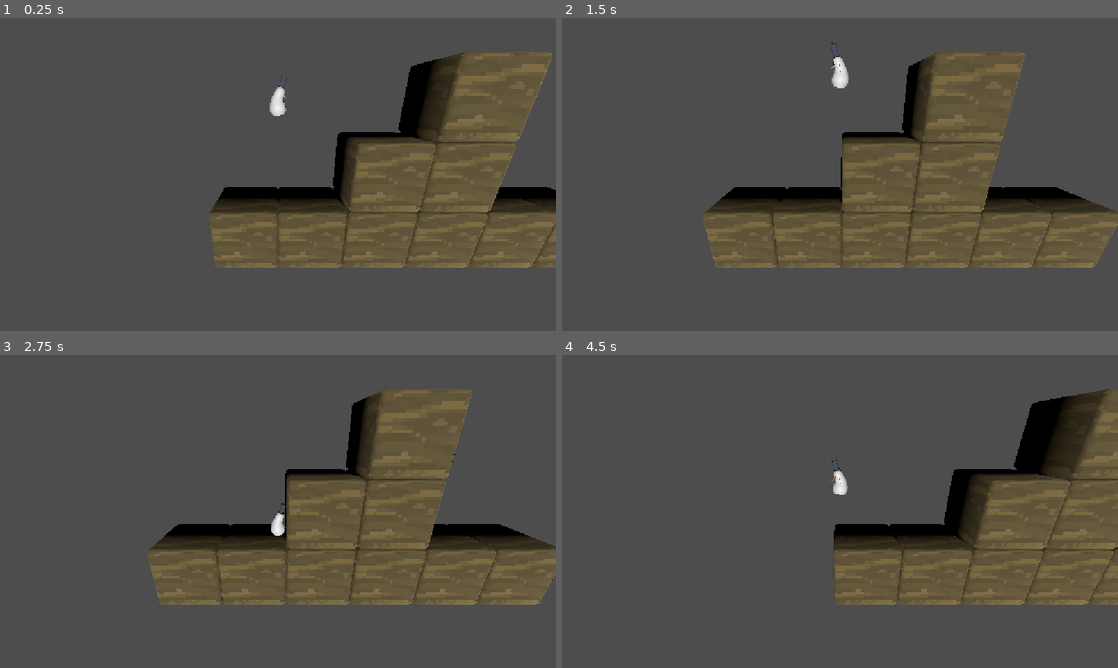
Above: before the commit, frames 1-4 (two rows, left to right).
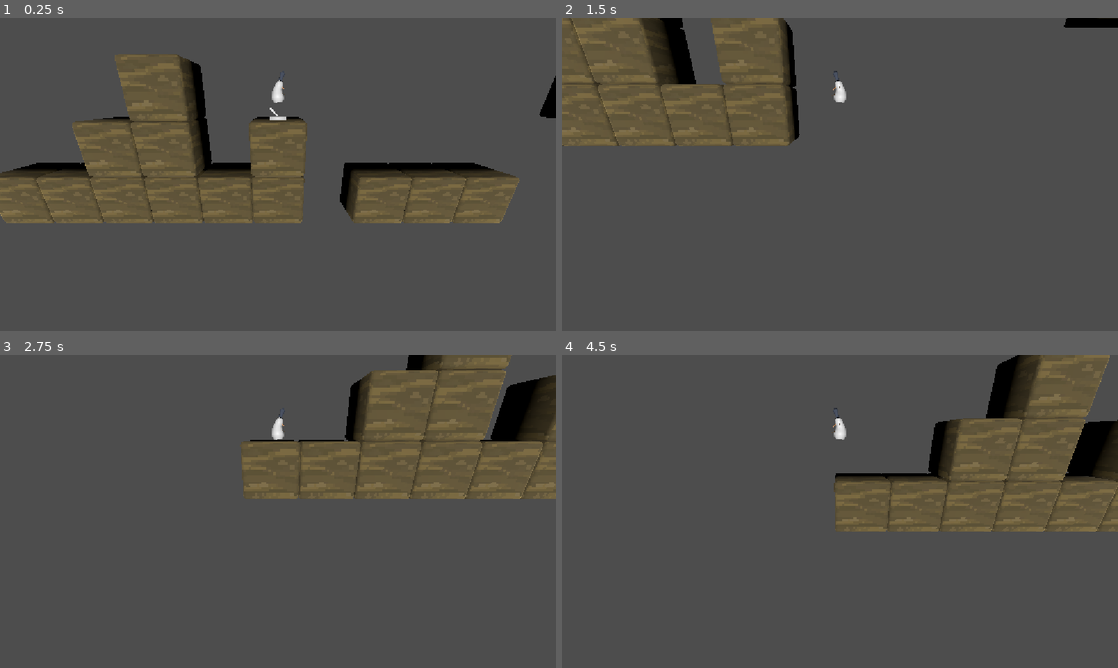
Above: after the commit, the same moments.

Repository: Lord-Platypus/corso_godot_2026
Game: Godot game, scene res://scenes/world/world.tscn
The game is run twice, just before and just after one commit, with the same random seed, the same clock (stepped at 60 frames per second) and the same inputs.
Inputs:
- Up to frame 1 (0.25 s): no input
- Up to frame 2 (1.5 s): hold D (right) 0.53-1.28 s; tap E (interact, bound only after the commit) at 0.6 s; tap Space (jump) at 0.77, 0.8, 1.07, 1.35 s; hold A (left) from 1.28 s (still down)
- Up to frame 3 (2.75 s): tap Space (jump) at 1.52, 1.82, 2.3 s; tap E (interact, bound only after the commit) at 1.55, 2.1 s; release A (left) at 2.03 s; hold D (right) from 2.03 s (still down)
- Up to frame 4 (4.5 s): tap E (interact, bound only after the commit) at 2.85, 4.35 s; tap Space (jump) at 3.02, 3.32, 3.6, 3.77, 4.07 s; release D (right) at 3.53 s; hold A (left) from 3.53 s (still down)

The runs differ from the first frame. In frame 1, 25% of the frame differs, in the area x 0-100%, y 10-80%; in frame 2, 25%; in frame 3, 21%; in frame 4, 20%.

Commit message:
Lezione 3: morte e respawn, leva animata, piattaforma che sparisce
Codice scritto in aula, con commenti didattici:
- player: class_name Player, death_height, checkpoint e funzione _die
- camera: segue anche l'altezza del Player
- lever: Area3D con azione interact (E), AND/NOT, segnali activate/deactivate
- platform: Array di blocchi e ciclo for per nasconderli

Co-Authored-By: Claude Opus 5.5 <noreply@anthropic.com>
Claude-Session: https://claude.ai/code/session_01BWUbrU3YQk2F476SBWwQJp

Diff:
--- a/project.godot
+++ b/project.godot
@@ -39,6 +39,11 @@
 "events": [Object(InputEventKey,"resource_local_to_scene":false,"resource_name":"","device":-1,"window_id":0,"alt_press …(191 unchanged characters)…
 ]
 }
+interact={
+"deadzone": 0.2,
+"events": [Object(InputEventKey,"resource_local_to_scene":false,"resource_name":"","device":-1,"window_id":0,"alt_pressed":false,"shift_pressed":false,"ctrl_pressed":false,"meta_pressed":false,"pressed":false,"keycode":0,"physical_keycode":69,"key_label":0,"unicode":101,"location":0,"echo":false,"script":null)
+]
+}
 
 [physics]
 
--- a/scenes/camera/camera.gd
+++ b/scenes/camera/camera.gd
@@ -1,6 +1,24 @@
+# Questo script è attaccato al nodo Camera3D dentro world.tscn.
+# Una Camera3D è l'"occhio" del gioco: quello che vede lei è quello
+# che compare sullo schermo quando premi F5.
 extends Camera3D
 
+# "target" = il bersaglio, CHI la camera deve seguire.
+# Non è un numero ma un NODO 3D (": Node3D").
+# Nell'Inspector della Camera3D, alla voce Target, abbiamo premuto
+# "Assign..." e scelto il Player.
 @export var target: Node3D
 
+# Godot chiama questa funzione circa 60 volte al secondo.
 func _physics_process(delta: float) -> void:
+	# A ogni fotogramma copiamo la x (destra/sinistra) del Player
+	# nella x della camera: la camera scorre di lato insieme al
+	# personaggio, come in Inside o Super Mario Bros.
 	position.x = target.position.x
+	# NOVITÀ DELLA LEZIONE 3: copiamo anche la y (su/giù).
+	# Il livello adesso ha blocchi più alti e buchi in cui cadere:
+	# se la camera restasse ferma in altezza, quando salgo in cima o
+	# precipito in un buco il pupazzo uscirebbe dallo schermo.
+	# La profondità (z) invece resta ferma: la camera non si avvicina
+	# e non si allontana mai.
+	position.y = target.position.y
--- /dev/null
+++ b/scenes/lever/lever.gd
@@ -0,0 +1,113 @@
+# Questo script è attaccato al nodo Lever (la leva), dentro lever.tscn.
+#
+# Un Area3D è una ZONA INVISIBILE che si accorge di chi ci entra e di
+# chi ne esce. Non blocca nessuno: ci passi attraverso come attraverso
+# l'aria. La forma della zona la decide il suo figlio CollisionShape3D
+# (qui una sfera di 1 metro di raggio intorno alla leva).
+# Esempio: la bandiera di fine livello di Super Mario, o la zona davanti
+# a una porta di Zelda dove compare la scritta "Apri".
+extends Area3D
+
+# --- I SEGNALI ("il campanello") -------------------------------------
+# "signal" crea un SEGNALE: un campanello che la leva può suonare.
+# La leva non sa chi la sta ascoltando: suona e basta. Chi vuole
+# sapere quando la leva si muove si "collega" al campanello.
+# Nel nostro livello la piattaforma (Platform) è collegata al
+# campanello "activate_lever": quando suona, la piattaforma sparisce.
+# Il collegamento si fa nel pannello Node -> Signals, oppure si vede
+# in fondo al file world.tscn.
+#
+# activate_lever   = "la leva è stata ABBASSATA (accesa)"
+signal activate_lever
+# deactivate_lever = "la leva è stata RIALZATA (spenta)"
+# Per ora nessuno ascolta questo campanello: la piattaforma, una volta
+# sparita, non torna più.
+signal deactivate_lever
+
+# La leva ci è arrivata dal modellatore già animata (file Leva.glb).
+# L'animazione è come un piccolo video salvato dentro il modello, e
+# l'AnimationPlayer è il LETTORE che lo fa partire.
+# Per vederlo abbiamo fatto clic destro sul modello -> Editable Children
+# ("apri la scatola"), poi nell'Inspector del Lever abbiamo assegnato
+# l'AnimationPlayer a questa manopola.
+@export var animation_player:AnimationPlayer
+
+# Due variabili SENZA @export: non compaiono nell'Inspector.
+# Non sono impostazioni da cambiare a mano, sono lo STATO della leva,
+# cioè "come sta adesso". Tutte e due sono "bool": possono valere
+# solo true (vero) o false (falso). Partono entrambe da false.
+#
+# is_in_area = "il Player è dentro la zona, vicino alla leva?"
+var is_in_area : bool = false
+# is_on = "la leva è abbassata?" Una leva è proprio un vero/falso,
+# come le leve di Minecraft: o è su o è giù, non esiste "a metà".
+var is_on : bool = false
+
+# Godot chiama questa funzione circa 60 volte al secondo.
+func _physics_process(delta: float) -> void:
+	# --- AND: tutte e due le condizioni devono essere vere ----------
+	# La leva si tira solo se HO APPENA PREMUTO E (il tasto)
+	# **and** (= "e") SONO VICINO.
+	#
+	#   premo E    vicino    ->  tiro la leva?
+	#   falso      falso         falso
+	#   falso      vero          falso
+	#   vero       falso         falso
+	#   vero       vero          VERO
+	#
+	# "interact" è il nome dell'azione creata in
+	# Project -> Project Settings -> Input Map, collegata al tasto E.
+	# Il nome nel codice deve essere IDENTICO, maiuscole comprese.
+	if Input.is_action_just_pressed("interact") and is_in_area:
+		# --- NOT: "il contrario di com'era" -------------------------
+		# Il punto esclamativo "!" vuol dire NOT, come la parola "not".
+		# Leggiamo da destra: prendo is_on, lo rovescio, e rimetto il
+		# risultato dentro is_on.
+		#   era false -> diventa true  (abbasso la leva)
+		#   era true  -> diventa false (rialzo la leva)
+		# È l'interruttore della luce: stesso gesto, ogni volta fa il
+		# contrario della volta prima.
+		is_on = !is_on
+		# --- IF / ELSE: se... altrimenti... -------------------------
+		# SE la leva adesso è accesa...
+		if is_on:
+			# ...faccio partire l'animazione dall'inizio (tasto play).
+			# "LevaSkeletonAction" è il nome dell'animazione dentro il
+			# modello: va copiato identico dal pannello Animation.
+			animation_player.play("LevaSkeletonAction")
+			# ...e suono il campanello "la leva è accesa".
+			# ".emit()" = "suona adesso".
+			activate_lever.emit()
+		# ALTRIMENTI (cioè se è spenta)...
+		else:
+			# ...faccio andare l'animazione al contrario (riavvolgi):
+			# la leva torna su.
+			animation_player.play_backwards("LevaSkeletonAction")
+			# ...e suono il campanello "la leva è spenta".
+			deactivate_lever.emit()
+
+
+# --- CHI ENTRA, CHI ESCE ---------------------------------------------
+# Queste due funzioni le ha create Godot da solo quando, nel pannello
+# Node -> Signals, abbiamo fatto doppio clic su "body_entered" e
+# "body_exited" (i campanelli che l'Area3D ha già di suo).
+# Non le chiamiamo noi: le chiama Godot quando qualcosa entra o esce
+# dalla zona. Se cambi il nome a mano, il collegamento si rompe.
+#
+# "body" è CHI è entrato. Può essere il Player, ma anche un blocco
+# o qualsiasi altro corpo: per questo controlliamo.
+
+# Qualcosa è ENTRATO nella zona.
+func _on_body_entered(body: Node3D) -> void:
+	# "is Player" = "è un Player?" -> vero o falso.
+	# Funziona grazie a "class_name Player" scritto in player.gd.
+	if body is Player:
+		# Sì: il Player è vicino alla leva.
+		is_in_area = true
+
+
+# Qualcosa è USCITO dalla zona.
+func _on_body_exited(body: Node3D) -> void:
+	if body is Player:
+		# Il Player si è allontanato: da qui non può più tirare la leva.
+		is_in_area = false
--- /dev/null
+++ b/scenes/lever/lever.tscn
@@ -0,0 +1,24 @@
+[gd_scene format=3 uid="uid://cfxe1pqd3ks7b"]
+
+[ext_resource type="PackedScene" uid="uid://cci2avw8p3sic" path="res://assets/models/Leva.glb" id="1_c7gua"]
+[ext_resource type="Script" uid="uid://bq5trtepelnym" path="res://scenes/lever/lever.gd" id="1_uu53q"]
+
+[sub_resource type="SphereShape3D" id="SphereShape3D_1vivr"]
+radius = 1.0
+
+[node name="Lever" type="Area3D" unique_id=2089222827 node_paths=PackedStringArray("animation_player")]
+script = ExtResource("1_uu53q")
+animation_player = NodePath("Leva2/AnimationPlayer")
+
+[node name="Leva2" parent="." unique_id=1289035734 instance=ExtResource("1_c7gua")]
+
+[node name="Skeleton3D" parent="Leva2/LevaSkeleton" parent_id_path=PackedInt32Array(1289035734, 606353663) index="0" unique_id=369651382]
+bones/1/rotation = Quaternion(0.39269415, 2.1926611e-07, 9.362554e-08, 0.91966915)
+
+[node name="CollisionShape3D" type="CollisionShape3D" parent="." unique_id=2126282913]
+shape = SubResource("SphereShape3D_1vivr")
+
+[connection signal="body_entered" from="." to="." method="_on_body_entered"]
+[connection signal="body_exited" from="." to="." method="_on_body_exited"]
+
+[editable path="Leva2"]
--- /dev/null
+++ b/scenes/platform/platform.gd
@@ -0,0 +1,55 @@
+# Questo script è attaccato al nodo Platform, dentro platform.tscn.
+# La piattaforma è un "pacchetto" di tre blocchi di terra (Dirt, Dirt2,
+# Dirt3) messi in fila. Quando la leva viene abbassata, tutti e tre
+# spariscono insieme: il pavimento si apre sotto i piedi.
+#
+# È un Node3D semplice: non si vede e non urta niente da solo, serve
+# come CONTENITORE dei suoi figli (i tre blocchi), come una cartella
+# che contiene dei file.
+extends Node3D
+
+# Questa funzione NON la chiama Godot da solo.
+# La chiama il campanello "activate_lever" della leva: in world.tscn
+# abbiamo collegato quel segnale a questa funzione (Node -> Signals).
+# Quindi: abbasso la leva -> la leva suona -> parte on_hide.
+func on_hide()-> void:
+	# --- L'ARRAY: una lista di cose ---------------------------------
+	# Un Array è una LISTA: tante scatole messe in fila, ognuna con il
+	# suo numero di posto. ATTENZIONE: si comincia a contare da 0.
+	#   posto 0 -> Dirt
+	#   posto 1 -> Dirt2
+	#   posto 2 -> Dirt3
+	# Esempio: l'inventario di Minecraft è un array di caselle, la
+	# squadra di Pokémon è un array di 6 posti.
+	#
+	# "Array[StaticBody3D]" vuol dire "una lista che può contenere SOLO
+	# StaticBody3D" (i nostri blocchi di terra sono StaticBody3D).
+	# Per ora la lista è vuota.
+	var blocks: Array[StaticBody3D]
+	# get_children() = "dammi tutti i miei figli" (i tre blocchi).
+	# assign() li copia dentro la nostra lista "blocks".
+	blocks.assign(get_children())
+	# --- IL FOR: ripeti per ogni elemento ---------------------------
+	# blocks.size() = quanti elementi ci sono nella lista (qui 3).
+	# "for i in 3" vuol dire: ripeti le righe qui sotto 3 volte, e ogni
+	# volta metti in "i" un numero diverso: prima 0, poi 1, poi 2.
+	# Così, giro dopo giro, "blocks[i]" è prima il blocco al posto 0,
+	# poi quello al posto 1, poi quello al posto 2.
+	# Senza for dovremmo scrivere le stesse righe tre volte, e se i
+	# blocchi diventassero 50... cinquanta volte!
+	for i in blocks.size():
+		# Ogni blocco ha due figli:
+		#   "CUBOTERRA"        = il modello 3D, quello che VEDI
+		#   "CollisionShape3D" = la forma invisibile, quella che URTI
+		# get_node_or_null("nome") cerca il figlio con quel nome.
+		# Se non lo trova restituisce null ("niente") invece di dare
+		# errore. "as Node3D" dice a Godot "trattalo come un Node3D".
+		#
+		# visible = false -> il modello diventa INVISIBILE.
+		(blocks[i].get_node_or_null("CUBOTERRA") as Node3D).visible = false
+		# disabled = true -> la collisione viene SPENTA: non si urta
+		# più, ci si cade attraverso.
+		# Servono tutte e due: un blocco solo invisibile è un muro
+		# fantasma (ci sbatti contro ma non lo vedi); un blocco solo
+		# senza collisione è un fantasma (lo vedi ma ci passi dentro).
+		(blocks[i].get_node_or_null("CollisionShape3D") as CollisionShape3D).disabled = true
--- /dev/null
+++ b/scenes/platform/platform.tscn
@@ -0,0 +1,15 @@
+[gd_scene format=3 uid="uid://dx76yafeh1wg4"]
+
+[ext_resource type="Script" uid="uid://b85lm536mdsei" path="res://scenes/platform/platform.gd" id="1_7j252"]
+[ext_resource type="PackedScene" uid="uid://b8x2p0eufg01d" path="res://scenes/blocks/dirt/dirt.tscn" id="1_8pv2r"]
+
+[node name="Platform" type="Node3D" unique_id=388547549]
+script = ExtResource("1_7j252")
+
+[node name="Dirt" parent="." unique_id=455450767 instance=ExtResource("1_8pv2r")]
+
+[node name="Dirt2" parent="." unique_id=1572279248 instance=ExtResource("1_8pv2r")]
+transform = Transform3D(1, 0, 0, 0, 1, 0, 0, 0, 1, 2, 0, 0)
+
+[node name="Dirt3" parent="." unique_id=1501776238 instance=ExtResource("1_8pv2r")]
+transform = Transform3D(1, 0, 0, 0, 1, 0, 0, 0, 1, 4, 0, 0)
--- a/scenes/player/player.gd
+++ b/scenes/player/player.gd
@@ -1,30 +1,205 @@
-extends CharacterBody3D
-
+# Tutto quello che inizia con "#" è un COMMENTO: Godot lo ignora.
+# Serve solo a noi umani per ricordarci cosa fa il codice.
+
+# --- NOVITÀ DELLA LEZIONE 3: class_name ------------------------------
+# "class_name Player" dà un NOME a questo tipo di oggetto, come quando
+# scrivi il nome su un'etichetta e la attacchi a una scatola.
+# Da adesso in TUTTO il progetto la parola "Player" vuol dire
+# "un oggetto costruito con questo script".
+# Ci serve nella leva (lever.gd): lì chiediamo "chi è entrato vicino
+# a me è un Player?" con la scritta "body is Player".
+# Senza class_name, la parola "Player" non esisterebbe e Godot darebbe
+# errore.
+#
+# "extends" = "estende", cioè "è un tipo di".
+# Questo script è attaccato al nodo Player, che è un CharacterBody3D:
+# un corpo 3D pensato per i personaggi, che si muove e urta le cose.
+# Grazie a questa parola riceviamo gratis tutto quello che un
+# CharacterBody3D sa già fare: la variabile "velocity" e le funzioni
+# "is_on_floor()" e "move_and_slide()" che usiamo più sotto.
+#
+# Le due cose stanno sulla stessa riga: "si chiama Player ED è un tipo
+# di CharacterBody3D".
+class_name Player extends CharacterBody3D
+
+
+# --- LE MANOPOLE (@export) -------------------------------------------
+# "var" crea una VARIABILE: una scatola con un nome dentro cui
+# teniamo un valore. Queste stanno in cima, fuori da ogni funzione:
+# vivono per tutto il tempo in cui il Player esiste nel gioco.
+#
+# "@export" davanti a "var" trasforma la variabile in una MANOPOLA
+# che compare nell'Inspector (il pannello a destra) quando selezioni
+# il nodo Player. Così puoi cambiare il valore senza aprire il codice.
+# Se il numero nell'Inspector è diverso da quello scritto qui,
+# VINCE L'INSPECTOR.
+#
+# Dopo i due punti c'è il TIPO: che genere di cosa può stare nella
+# scatola. Se provi a metterci la cosa sbagliata, Godot si arrabbia
+# subito invece di sbagliare in silenzio.
+#   int   = numero intero, senza virgola (5, 8, -15)
+#   float = numero con la virgola (1.0, 0.5, 9.8)
+#   Node3D, Marker3D = un NODO della scena (non un numero!)
+
+# "mesh" non contiene un numero ma un NODO: il modello 3D del pupazzo
+# di neve (SNOWMAN). Ci serve più sotto per girarlo a destra o a
+# sinistra. Il modello è SOLO grafica: quello che urta il pavimento è
+# la CollisionShape3D (la capsula invisibile).
 @export var mesh: Node3D
+
+# Velocità di camminata, in metri al secondo.
 @export var speed: int = 5
+
+# Moltiplicatore della gravità. 1.0 = gravità della Terra,
+# 2.0 = doppia (cadi più deciso), 0.5 = metà (come sulla Luna).
 @export var gravity_scale: float = 1.0
+
+# La spinta verso l'alto quando saltiamo, in metri al secondo.
+# Con 8 si sale su UN blocco (2 metri) ma non su due.
 @export var jump_velocity: int = 8
 
+# --- NOVITÀ DELLA LEZIONE 3: morire e ricomparire --------------------
+# "death_height" = l'altezza della morte.
+# Il pavimento è all'altezza 0. Se il Player scende sotto -15 vuol
+# dire che è caduto in un buco e sta precipitando nel vuoto: è morto.
+# Il numero è NEGATIVO (col meno davanti) perché è SOTTO il pavimento:
+# come la temperatura sotto lo zero.
+# Più è basso, più a lungo vedi il pupazzo cadere prima di ricomparire.
+# È la regola di Super Mario Bros.: se cadi giù dallo schermo perdi
+# una vita, non importa quanto in basso arrivi.
+@export var death_height: int = -15
+
+# "checkpoint" = il punto dove ricompari dopo essere morto.
+# Non è un numero: è un nodo Marker3D, cioè un PUNTO INVISIBILE nella
+# scena (nell'editor lo vedi come una piccola croce colorata).
+# Nell'Inspector del Player, dentro world.tscn, alla voce Checkpoint
+# abbiamo premuto "Assign..." e scelto il nodo Checkpoint.
+# Esempi famosi: la panchina di Hollow Knight, il falò di Dark Souls,
+# la bandierina a metà livello di Super Mario.
+# Se ti dimentichi di assegnarlo, quando muori il gioco si blocca con
+# un errore che parla di "Nil" (Nil = "niente", la scatola è vuota).
+@export var checkpoint: Marker3D
+
+
+# "func" crea una FUNZIONE: un gruppo di istruzioni con un nome.
+# _ready la chiama Godot da solo, UNA volta, quando il Player entra
+# in scena (cioè appena parte il gioco).
 func _ready() -> void:
+	# print() scrive un messaggio nel pannello Output in basso.
+	# Qui va bene: succede UNA volta sola.
 	print("sono vivo!")
 
+
+# Questa la chiama Godot da solo circa 60 VOLTE AL SECONDO.
+# Tutto quello che riguarda movimento e urti va scritto qui dentro.
+# "delta" = quanti secondi sono passati dalla volta prima (circa 0.016).
+#
+# La frase da ricordare, vale per QUALSIASI personaggio:
+#   COMANDO  ->  AGGIORNO velocity  ->  move_and_slide()
 func _physics_process(delta: float) -> void:
+	# Questo print scrive la velocità verticale 60 volte al secondo:
+	# riempie il pannello Output di righe. Regola: i print solo nel
+	# codice che gira UNA volta (come _ready). Prima o poi lo togliamo.
 	print("Velocità: " + str(velocity.y))
 
+	# --- GRAVITÀ E SALTO --------------------------------------------
+	# LOGICA BINARIA: il computer ragiona solo con due risposte,
+	# VERO (true) o FALSO (false), come un interruttore acceso/spento.
+	# is_on_floor() è una domanda: "tocco il pavimento?" -> vero o falso.
+	# "not" ROVESCIA la risposta: vero diventa falso e falso diventa vero.
+	# Quindi la riga si legge: "SE NON sono sul pavimento, allora...".
 	if not is_on_floor():
+		# Anche questo print gira 60 volte al secondo mentre sei in aria.
 		print("sto aggiungendo la gravità")
+		# Sono in aria: aggiungo un po' di gravità alla velocità che
+		# avevo già. A ogni fotogramma vado giù un po' più forte, cioè
+		# cado ACCELERANDO come un sasso nella realtà.
 		velocity = velocity + gravity_scale * get_gravity() * delta
+
+	# "elif" = "altrimenti, se...". Si controlla SOLO se la condizione
+	# sopra era FALSA, cioè se sono sul pavimento.
+	# Risultato: posso saltare SOLO quando tocco terra.
+	# È come dire "sono per terra E (AND) ho premuto salto".
 	elif Input.is_action_just_pressed("jump"):
+		# Saltare = dare una velocità verso l'ALTO (y positivo).
+		# Poi ci pensa la gravità a rallentarci e riportarci giù.
 		velocity.y = jump_velocity
 
+	# --- CAMMINARE --------------------------------------------------
+	# Input.get_axis("left", "right") restituisce UN SOLO numero:
+	#   -1 = sto premendo sinistra
+	#    1 = sto premendo destra
+	#    0 = niente, oppure tutte e due insieme (si annullano)
 	var direction = Input.get_axis("left","right")
+
+	# Velocità orizzontale = direzione per velocità.
+	#   -1 * 5 = -5  -> verso sinistra
+	#    1 * 5 =  5  -> verso destra
+	#    0 * 5 =  0  -> fermo
 	velocity.x = direction * speed
 
+	# --- GIRARE IL MODELLO ------------------------------------------
+	# Giriamo solo il MODELLO (mesh), mai il Player intero.
+	# 90 = guarda a destra, -90 = guarda a sinistra.
 	if direction > 0:
 		mesh.rotation_degrees.y = 90
 	elif direction < 0:
 		mesh.rotation_degrees.y = -90
 
+	# Il mondo è 3D ma ci muoviamo su UN ASSE SOLO (destra/sinistra),
+	# come in Inside o Limbo: bloccando z a zero niente può spingerci
+	# "dentro" lo schermo.
 	velocity.z = 0
 
+	# move_and_slide() SPOSTA davvero il Player usando velocity, e lo
+	# fa fermare o scivolare quando urta qualcosa.
 	move_and_slide()
+
+	# --- NOVITÀ DELLA LEZIONE 3: sono morto? ------------------------
+	# Dopo esserci mossi facciamo una DOMANDA VERO/FALSO:
+	# "la mia altezza è minore o uguale all'altezza della morte?"
+	#
+	# global_position = dove si trova il Player nel MONDO.
+	#   .x = destra/sinistra, .y = su/giù, .z = avanti/indietro.
+	#   Noi guardiamo solo .y, l'altezza.
+	#
+	# "<=" vuol dire "minore o uguale" (più in basso o alla stessa
+	# altezza). Il risultato è VERO o FALSO, come un interruttore.
+	# Esempio con death_height = -15:
+	#   y =   2  -> 2 <= -15 ?   FALSO -> sono vivo, non succede niente
+	#   y = -15  -> -15 <= -15 ? VERO  -> sono morto
+	#   y = -20  -> -20 <= -15 ? VERO  -> sono morto
+	#
+	# Attenzione: questo "if" ha UN rientro (tab) solo, quindi sta
+	# dentro _physics_process ma FUORI dagli if di prima: la domanda
+	# viene fatta 60 volte al secondo, sempre.
+	if global_position.y <= death_height:
+		# Se la risposta è VERO, "premiamo il pulsante" _die.
+		# Le parentesi () vogliono dire "esegui adesso questa funzione".
+		_die()
+
+# --- NOVITÀ DELLA LEZIONE 3: la funzione _die ------------------------
+# Una funzione è un PULSANTE CON UN NOME: dentro ci sono delle
+# istruzioni, e ogni volta che scrivi _die() quelle istruzioni partono.
+# In Super Mario "perdi una vita" è una sola azione, ma la usano la
+# lava, il burrone e i nemici: la scrivi una volta, la usi ovunque.
+#
+# Il trattino basso "_" davanti al nome è un'abitudine dei
+# programmatori: vuol dire "questa funzione la usa solo il Player,
+# gli altri non devono toccarla". Godot non lo controlla, è un
+# promemoria per noi.
+#
+# Questa riga NON ha rientro: la funzione sta al margine sinistro,
+# fuori da _physics_process. Se la rientri, Godot dà errore.
+#
+# "-> void" vuol dire "questa funzione fa una cosa ma non risponde
+# niente" (void = vuoto).
+func _die() -> void:
+	# Spostiamo il Player nello stesso punto del Checkpoint: è come
+	# un teletrasporto. Prendiamo la posizione del Checkpoint e la
+	# copiamo nella posizione del Player.
+	# Nota: la velocità non viene azzerata. Il pupazzo ricompare ancora
+	# "lanciato" verso il basso come stava cadendo. Per farlo
+	# ricomparire fermo si può aggiungere qui sotto:
+	#   velocity = Vector3.ZERO
+	global_position = checkpoint.global_position
--- a/scenes/world/world.tscn
+++ b/scenes/world/world.tscn
@@ -3,14 +3,17 @@
 [ext_resource type="PackedScene" uid="uid://bgq3e0gqst2ko" path="res://scenes/player/player.tscn" id="1_dphjl"]
 [ext_resource type="Script" uid="uid://vvc6noflgunb" path="res://scenes/camera/camera.gd" id="2_1fp7r"]
 [ext_resource type="PackedScene" uid="uid://b8x2p0eufg01d" path="res://scenes/blocks/dirt/dirt.tscn" id="2_sl2e5"]
+[ext_resource type="PackedScene" uid="uid://dx76yafeh1wg4" path="res://scenes/platform/platform.tscn" id="3_v5dby"]
+[ext_resource type="PackedScene" uid="uid://cfxe1pqd3ks7b" path="res://scenes/lever/lever.tscn" id="4_6m72w"]
 
 [node name="World" type="Node3D" unique_id=1787487720]
 
-[node name="Player" parent="." unique_id=63247475 instance=ExtResource("1_dphjl")]
-transform = Transform3D(1, 0, 0, 0, 1, 0, 0, 0, 1, 1, 4, 0)
+[node name="Player" parent="." unique_id=63247475 node_paths=PackedStringArray("checkpoint") instance=ExtResource("1_dphjl")]
+transform = Transform3D(1, 0, 0, 0, 1, 0, 0, 0, 1, 10, 4, 0)
+checkpoint = NodePath("../Checkpoint")
 
 [node name="Camera3D" type="Camera3D" parent="." unique_id=433616311 node_paths=PackedStringArray("target")]
-transform = Transform3D(1, 0, 0, 0, 0.9396926, 0.34202012, 0, -0.34202012, 0.9396926, 5, 4, 6)
+transform = Transform3D(1, 0, 0, 0, 0.9396926, 0.34202012, 0, -0.34202012, 0.9396926, 5, 7, 8)
 script = ExtResource("2_1fp7r")
 target = NodePath("../Player")
 
@@ -19,7 +22,19 @@
 
 [node name="Terrain" type="Node3D" parent="." unique_id=1979350491]
 
+[node name="Platform" parent="Terrain" unique_id=388547549 instance=ExtResource("3_v5dby")]
+transform = Transform3D(1, 0, 0, 0, 1, 0, 0, 0, 1, 14, 0, 0)
+
 [node name="Dirt" parent="Terrain" unique_id=455450767 instance=ExtResource("2_sl2e5")]
+
+[node name="Dirt10" parent="Terrain" unique_id=1080053706 instance=ExtResource("2_sl2e5")]
+transform = Transform3D(1, 0, 0, 0, 1, 0, 0, 0, 1, 10, 2, 0)
+
+[node name="Dirt18" parent="Terrain" unique_id=898058494 instance=ExtResource("2_sl2e5")]
+transform = Transform3D(1, 0, 0, 0, 1, 0, 0, 0, 1, 22, 4, 0)
+
+[node name="Dirt19" parent="Terrain" unique_id=591357750 instance=ExtResource("2_sl2e5")]
+transform = Transform3D(1, 0, 0, 0, 1, 0, 0, 0, 1, 24, 4, 0)
 
 [node name="Dirt2" parent="Terrain" unique_id=1178996831 instance=ExtResource("2_sl2e5")]
 transform = Transform3D(1, 0, 0, 0, 1, 0, 0, 0, 1, 2, 0, 0)
@@ -44,3 +59,20 @@
 
 [node name="Dirt9" parent="Terrain" unique_id=450355224 instance=ExtResource("2_sl2e5")]
 transform = Transform3D(1, 0, 0, 0, 1, 0, 0, 0, 1, 6, 4, 0)
+
+[node name="Dirt14" parent="Terrain" unique_id=943492088 instance=ExtResource("2_sl2e5")]
+transform = Transform3D(1, 0, 0, 0, 1, 0, 0, 0, 1, 27, 0, 0)
+
+[node name="Dirt15" parent="Terrain" unique_id=1722241662 instance=ExtResource("2_sl2e5")]
+transform = Transform3D(1, 0, 0, 0, 1, 0, 0, 0, 1, 29, 0, 0)
+
+[node name="Dirt16" parent="Terrain" unique_id=1192909560 instance=ExtResource("2_sl2e5")]
+transform = Transform3D(1, 0, 0, 0, 1, 0, 0, 0, 1, 31, 0, 0)
+
+[node name="Checkpoint" type="Marker3D" parent="." unique_id=571566008]
+transform = Transform3D(1, 0, 0, 0, 1, 0, 0, 0, 1, 0, 1, 0)
+
+[node name="Lever" parent="." unique_id=2089222827 instance=ExtResource("4_6m72w")]
+transform = Transform3D(-4.371139e-08, -1, -4.371139e-08, 0, -4.371139e-08, 1, -1, 4.371139e-08, 1.9106855e-15, 10, 3, 0)
+
+[connection signal="activate_lever" from="Lever" to="Terrain/Platform" method="on_hide"]
Binary file added: assets/models/Leva.glb
Not shown, added: assets/models/Leva.glb.import
Not shown, added: scenes/lever/lever.gd.uid
Not shown, added: scenes/platform/platform.gd.uid
